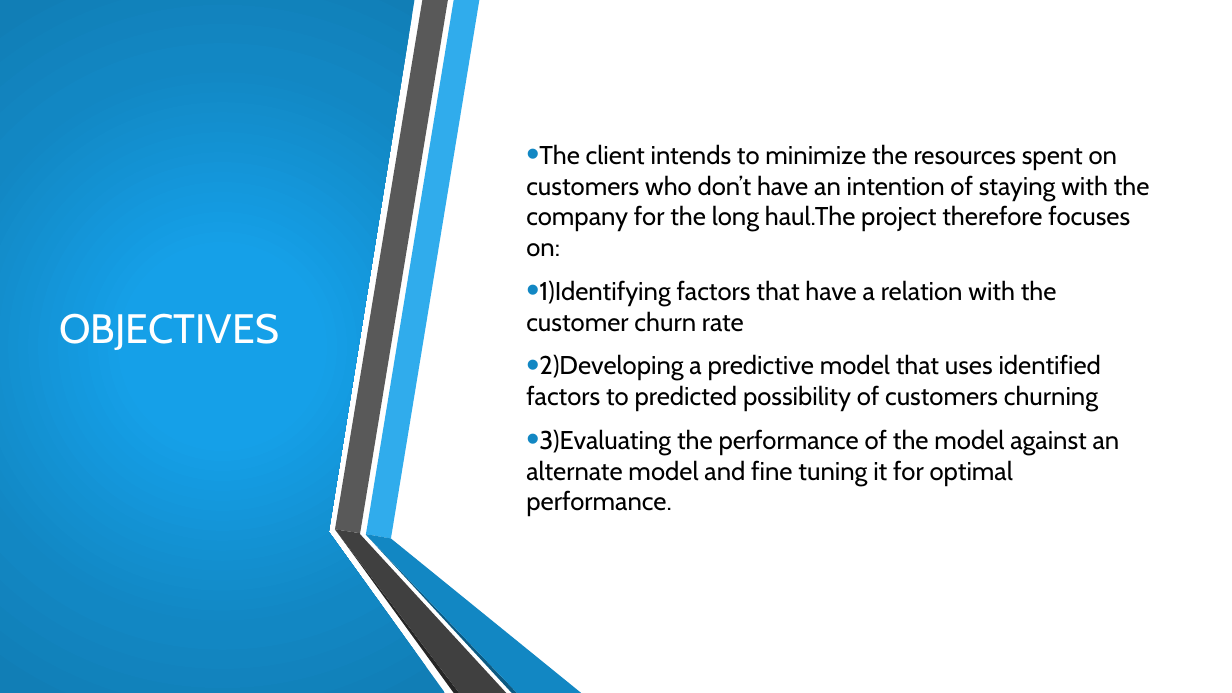
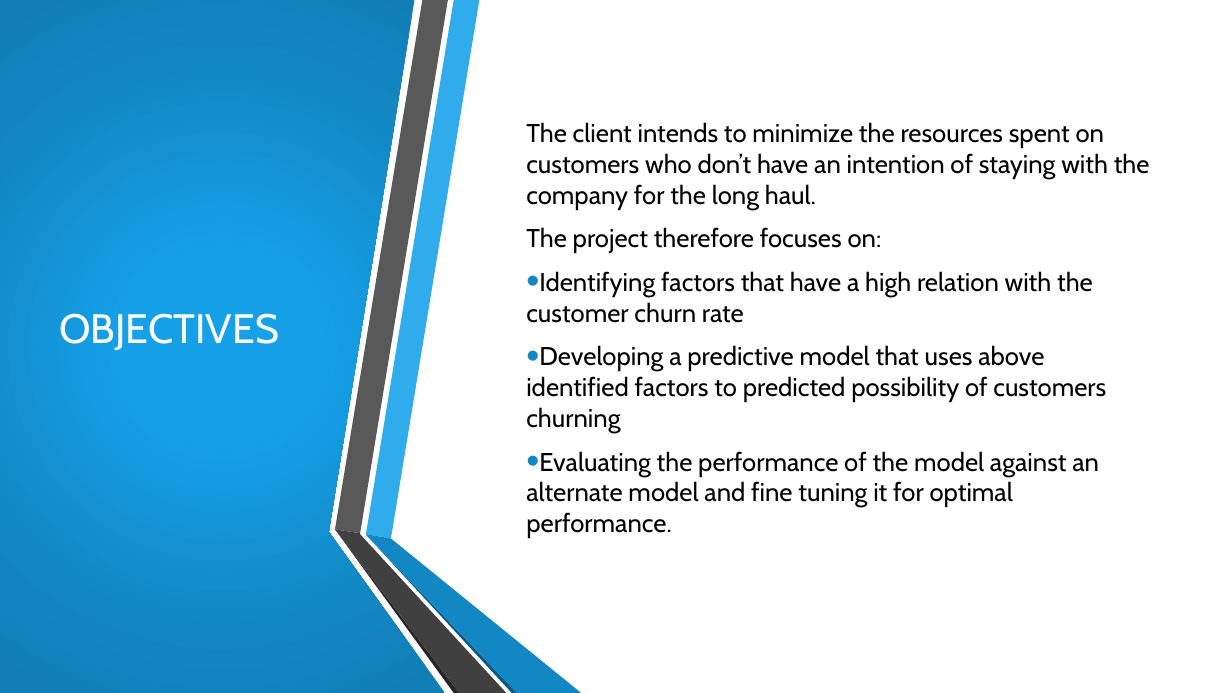
Before and after one commit to Ivet566/PHASE-3-PROJECT, a slide deck: slide 3 of Ivet Buyaki_powerpoint .pptx. Drawn at 1232x693 pixels with LibreOffice and Linux fonts; fonts in the diff are those of the drawing; background and template pictures are left out. Boxes give left, top, right and bottom in pixels: in the first picture for what was removed or moved away, otherwise in the second. Text is boxed around its words. In the diff, an @@ line names an element or a change of style, - is before the commit and + after.

Commit message:
Final presentation

```diff
--- a/Ivet Buyaki_powerpoint .pptx
+++ b/Ivet Buyaki_powerpoint .pptx
@@ text at (526, 122, 1150, 538): text changed @@
-• The client intends to minimize the resources spent on customers who don’t have an intention of staying with the company for the long haul.The project therefore focuses on:
-• 1)Identifying factors that have a relation with the customer churn rate
-• 2)Developing a predictive model that uses identified factors to predicted possibility of customers churning
-• 3)Evaluating the performance of the model against an alternate model and fine tuning it for optimal performance.
+The client intends to minimize the resources spent on customers who don’t have an intention of staying with the company for the long haul.
+The project therefore focuses on:
+• Identifying factors that have a high relation with the customer churn rate
+• Developing a predictive model that uses above identified factors to predicted possibility of customers churning
+• Evaluating the performance of the model against an alternate model and fine tuning it for optimal performance.
```
Also in this commit, not shown: 7 other slides changed, 4 other files.
